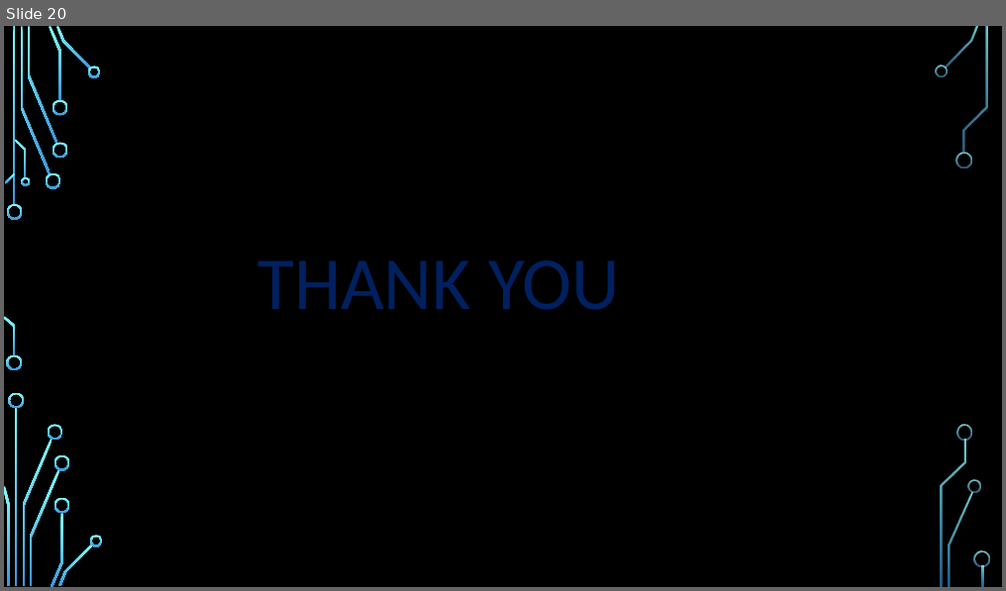
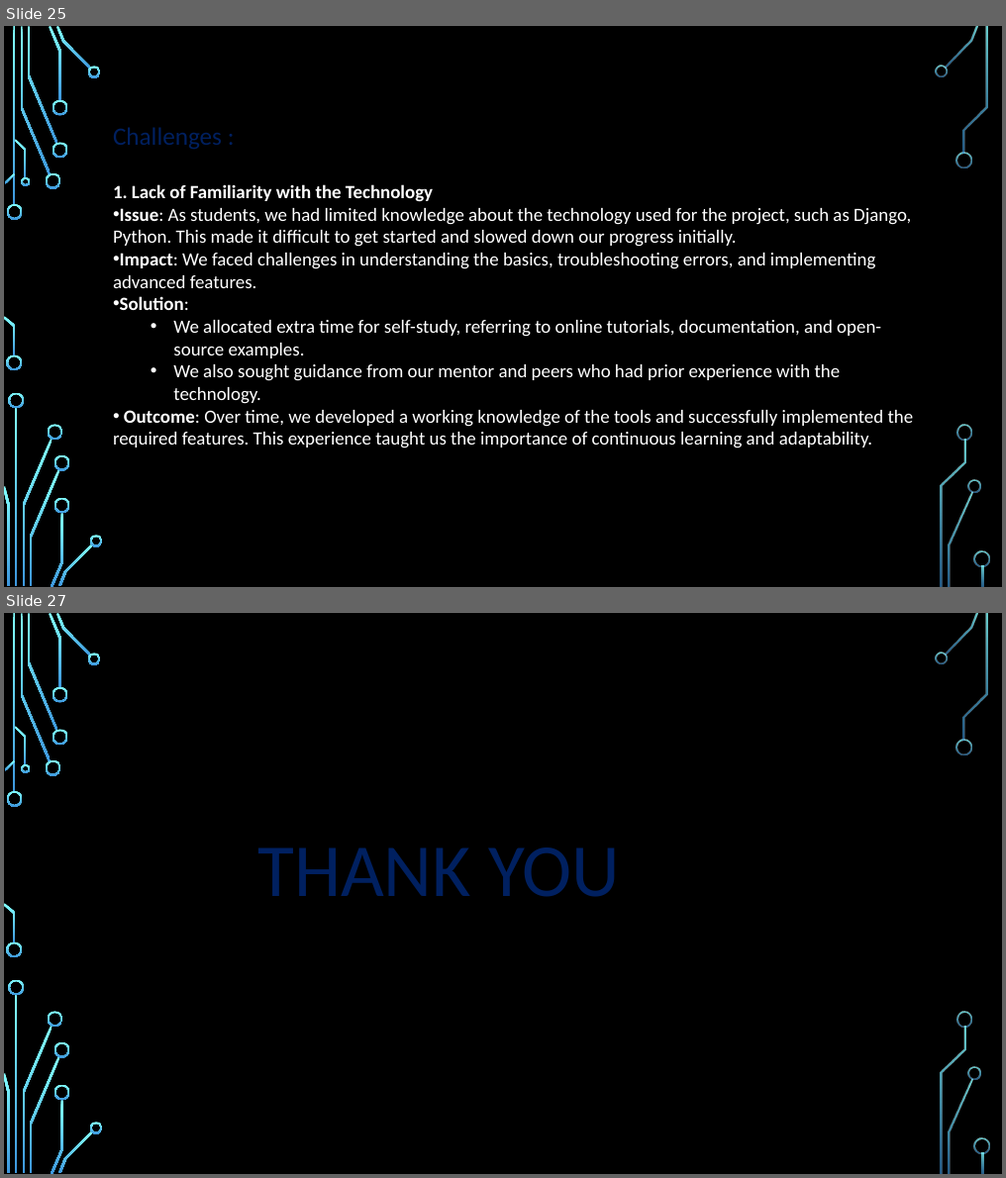
Before and after one commit to Jabitha2003/LMS-PROJECT, a slide deck: LMS-PPT.pptx. Shown one above the other, each under a label of ours: slide 20 before the commit, slides 25 and 27 after it; the slides between them are not shown. The pictures are 1006x591 and 1006x1178 pixels, drawn with LibreOffice and Linux fonts; fonts in the diff are those of the drawing; background and template pictures are left out. Boxes give left, top, right and bottom in pixels: in the first picture for what was removed or moved away, otherwise in the second. Text is boxed around its words. In the diff, an @@ line names an element or a change of style, - is before the commit and + after.

```diff
--- a/LMS-PPT.pptx
+++ b/LMS-PPT.pptx
@@ slide 25 added at (x1=4, y1=26, x2=1002, y2=587), background picture (left out); not listed: 36 template elements that a slide beside it also shows @@
@@ text added at (x1=113, y1=184, x2=914, y2=449), 18 pt, text #FFFFFF @@
+Challenges :
+1. Lack of Familiarity with the Technology
+• Issue: As students, we had limited knowledge about the technology used for the project, such as Django, Python. This made it difficult to get started and slowed down our progress initially.
+• Impact: We faced challenges in understanding the basics, troubleshooting errors, and implementing advanced features.
+• Solution:
+  • We allocated extra time for self-study, referring to online tutorials, documentation, and open-source examples.
+  • We also sought guidance from our mentor and peers who had prior experience with the technology.
+• Outcome: Over time, we developed a working knowledge of the tools and successfully implemented the required features. This experience taught us the importance of continuous learning and adaptability.
@@ what was slide 20 is now slide 27 @@
```
Also in this commit, not shown: 8 slides changed, 6 other slides added.
